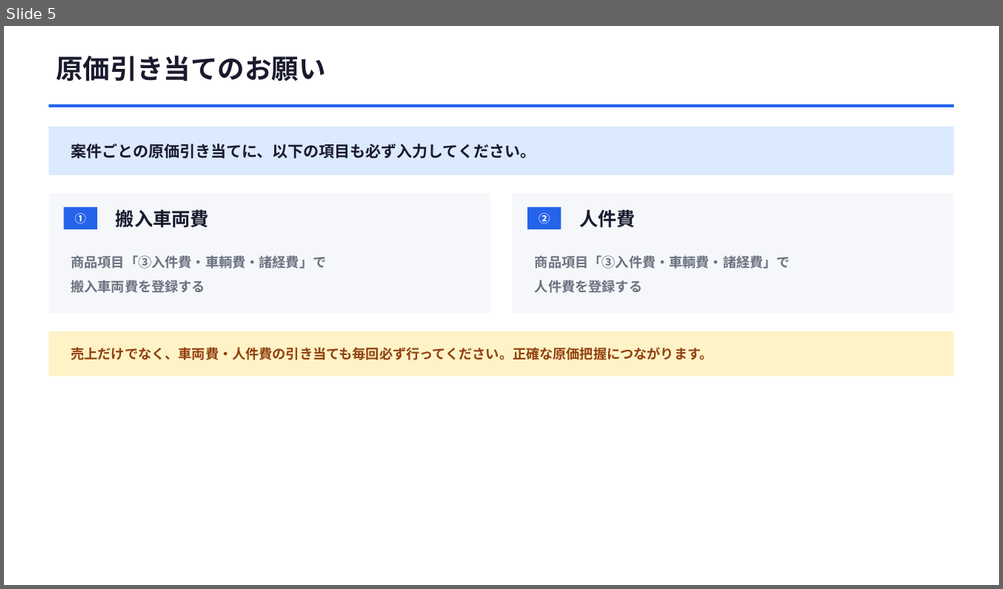
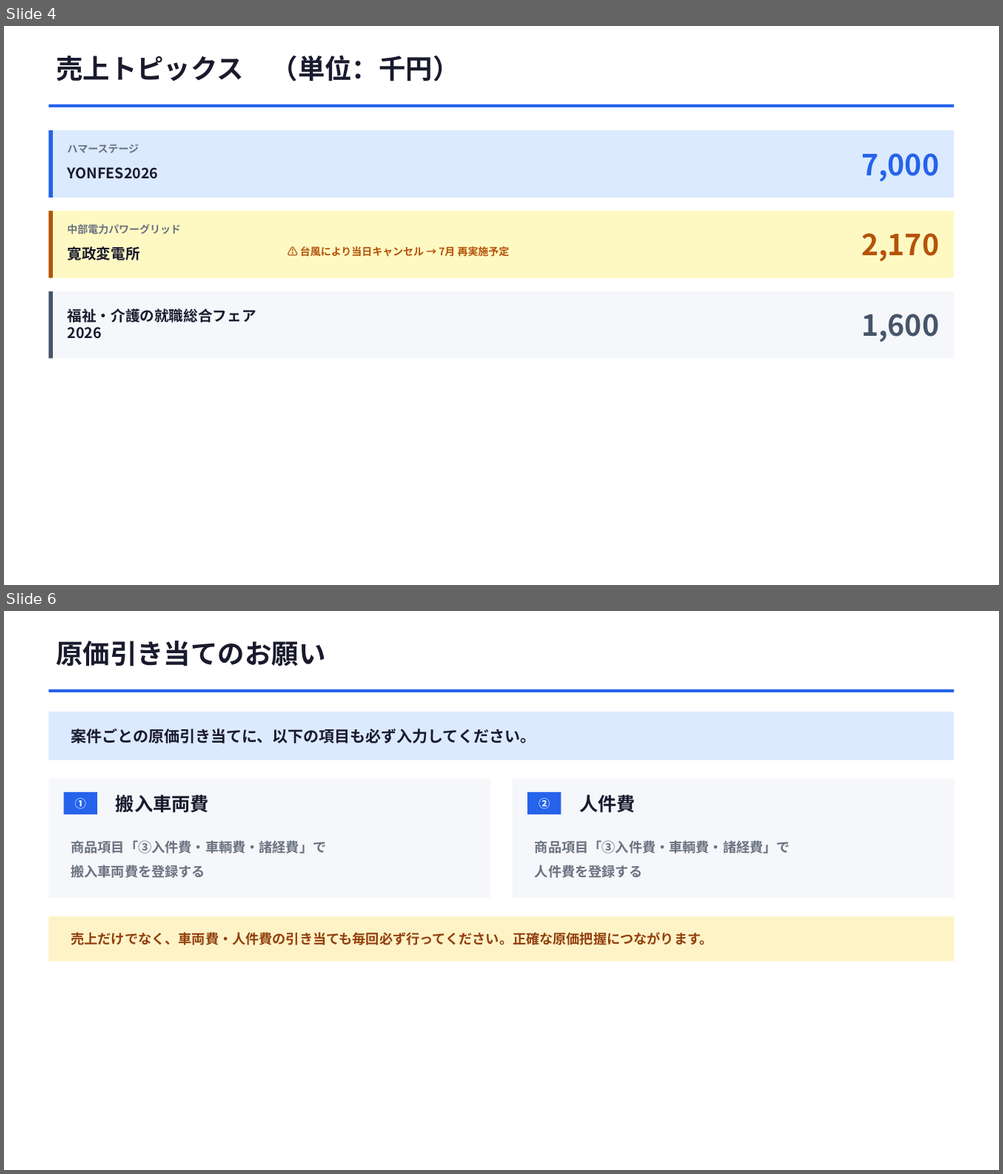
Before and after one commit to horihorihorihorichiz/-, a slide deck: slides/exports/sales-meeting.pptx. Shown one above the other, each under a label of ours: slide 5 before the commit, slides 4 and 6 after it; the slides between them are not shown. The pictures are 1003x589 and 1003x1174 pixels, drawn with LibreOffice and Linux fonts; fonts in the diff are those of the drawing. Boxes give left, top, right and bottom in pixels: in the first picture for what was removed or moved away, otherwise in the second. Text is boxed around its words. In the diff, an @@ line names an element or a change of style, - is before the commit and + after.

```diff
--- a/slides/exports/sales-meeting.pptx
+++ b/slides/exports/sales-meeting.pptx
@@ slide 4 added at [4, 26, 999, 585], background #FFFFFF @@
@@ text added at [56, 55, 460, 82], 26 pt, text #1A1A2E, bold @@
+売上トピックス （単位：千円）
@@ rectangle added at [48, 104, 954, 107], fill #2563EB @@
@@ rectangle added at [48, 130, 954, 198], fill #DBEAFE @@
@@ rectangle added at [48, 130, 54, 198], fill #2563EB @@
@@ text added at [67, 144, 139, 153], 10 pt, text #6B7280, bold @@
+ハマーステージ
@@ text added at [861, 153, 939, 181], 28 pt, text #2563EB, bold @@
+7,000
@@ text added at [67, 167, 158, 179], 14 pt, text #1A1A2E, bold @@
+YONFES2026
@@ rectangle added at [48, 211, 954, 278], fill #FEF9C3 @@
@@ rectangle added at [48, 211, 54, 278], fill #B45309 @@
@@ text added at [67, 224, 181, 234], 10 pt, text #6B7280, bold @@
+中部電力パワーグリッド
@@ text added at [67, 247, 139, 261], 14 pt, text #1A1A2E, bold @@
+寛政変電所
@@ text added at [300, 247, 509, 257], 10 pt, text #B45309, bold @@
+⚠ 台風により当日キャンセル → 7月 再実施予定
@@ text added at [861, 233, 939, 261], 28 pt, text #B45309, bold @@
+2,170
@@ rectangle added at [48, 292, 954, 359], fill #F5F7FA @@
@@ rectangle added at [48, 292, 54, 359], fill #475569 @@
@@ text added at [67, 309, 256, 339], 14 pt, text #1A1A2E, bold @@
+福祉・介護の就職総合フェア2026
@@ text added at [861, 314, 939, 342], 28 pt, text #475569, bold @@
+1,600
@@ what was slide 5 is now slide 6 @@
```
Also in this commit, not shown: 3 slides changed, 1 other slide added, 1 slide removed, 3 other files.
